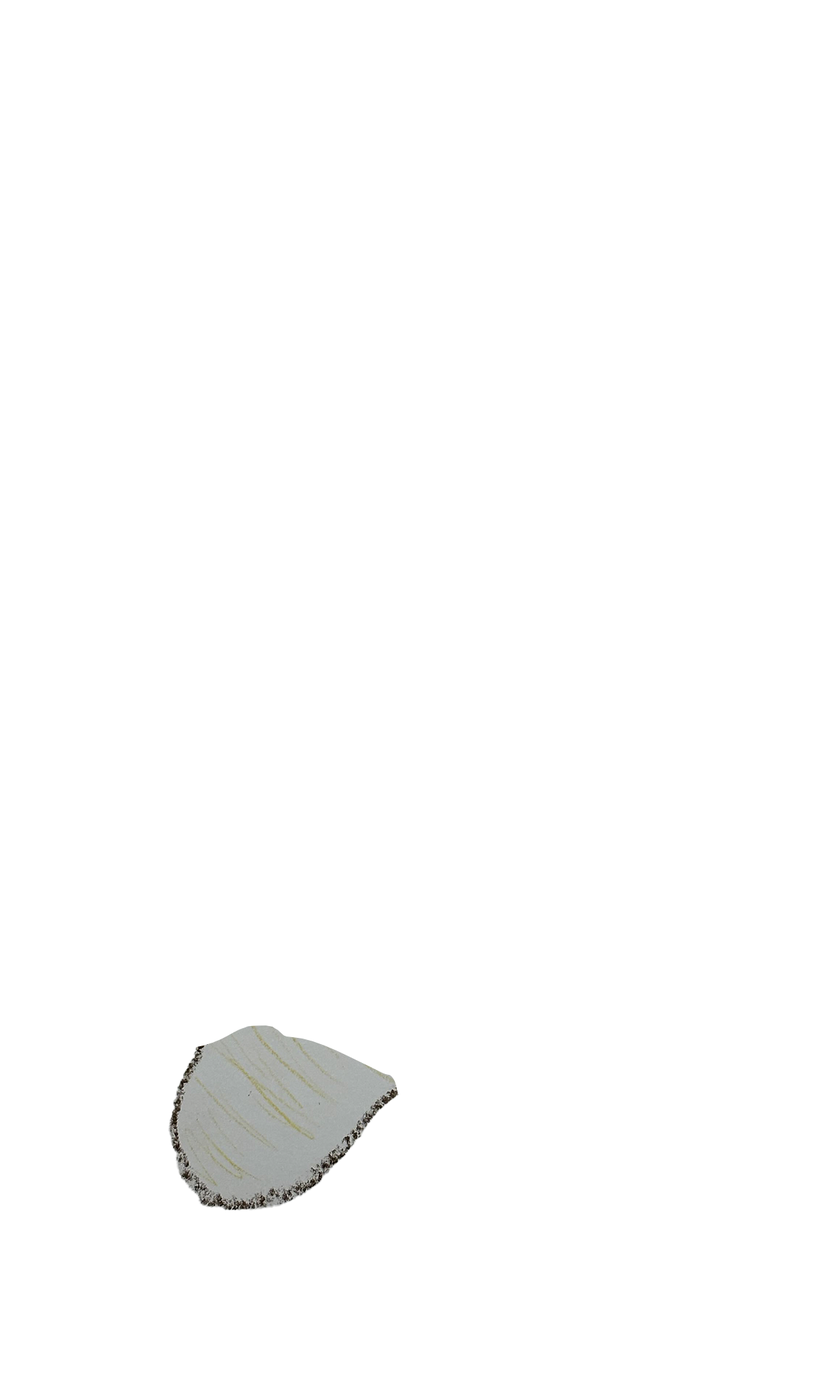
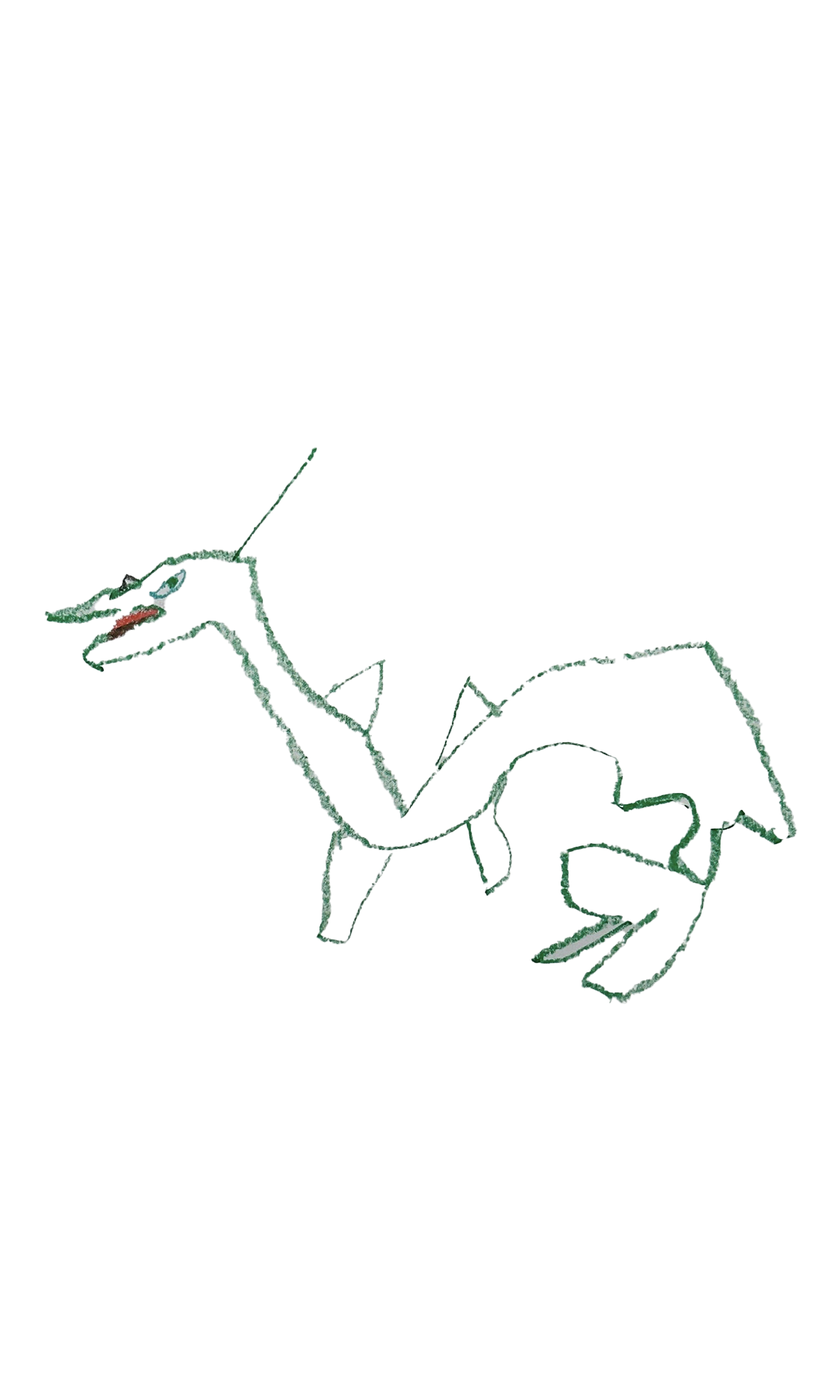
Comparing the layer stacks of the two 837x1395 images. Changes:
removed layer "右足" over (168, 1025, 399, 1211)
added layer "左目" above "頭" over (147, 567, 187, 602)
added layer "頭" above "右手" over (43, 447, 318, 674)
added layer "右手" above "左足" over (315, 832, 407, 946)
added layer "左足" above "体" over (530, 841, 719, 1005)
added layer "体" over (229, 621, 798, 897)
